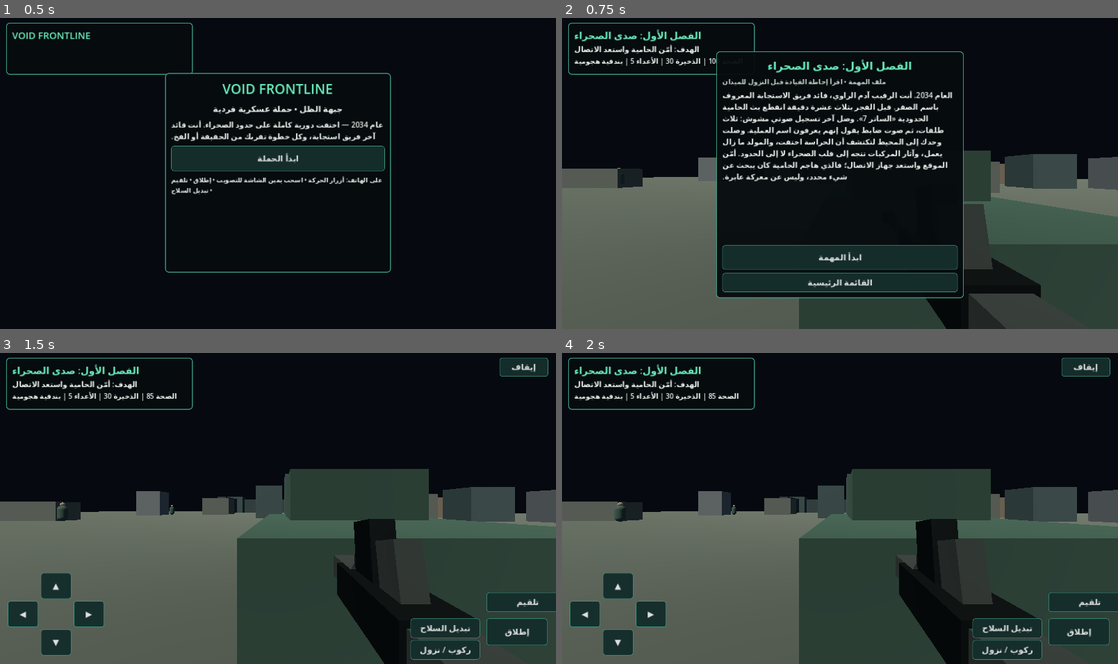
Above: before the commit, frames 1-4 (two rows, left to right).
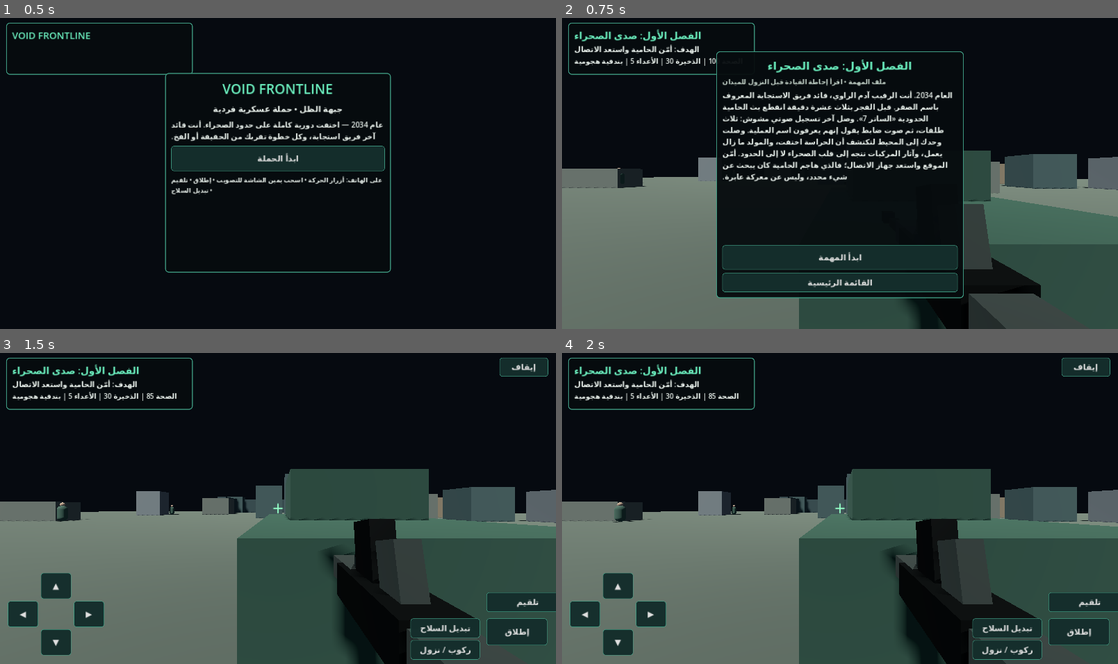
Above: after the commit, the same moments.

Repository: i7m18/-VOID-AI
Game: Godot game, scene res://scenes/main.tscn
Two runs of this game, one before a commit and one after it. Both use one fixed random seed, a clock stepped at 60 frames per second and the inputs below.
Inputs:
- Up to frame 1 (0.5 s): no input
- Up to frame 2 (0.75 s): click "ابدأ الحملة" at 0.5 s
- Up to frame 3 (1.5 s): click "ابدأ المهمة" at 1.25 s
- Up to frame 4 (2 s): no input

Frame 1 is identical in both runs. In frame 2, 1.2% of the frame differs, in the area x 1-100%, y 44-100%; in frame 3, 1.6%; in frame 4, 1.6%, in the area x 9-100%, y 43-100%.

Commit message:
Add aiming reticle, battlefield ambient lighting and desert fog

Diff:
--- a/fps-game/scripts/game.gd
+++ b/fps-game/scripts/game.gd
@@ -26,6 +26,7 @@
 var objective_label: Label
 var story_label: Label
 var message_label: Label
+var reticle_label: Label
 var menu_panel: PanelContainer
 var move_state := Vector2.ZERO
 var fire_held := false
@@ -41,6 +42,7 @@
 func _process(_delta: float) -> void:
  for child in hud_layer.get_children():
   if child.name == "TouchControls": child.visible = game_active
+ if is_instance_valid(reticle_label): reticle_label.visible = game_active
  if game_active and fire_held and is_instance_valid(player):
   player.fire()
 
@@ -115,6 +117,19 @@
  story_label.position = Vector2(14,150)
  story_label.size = Vector2(430,142)
  hud_layer.add_child(story_label)
+ reticle_label = _label("＋",30,Color(0.58,1.0,0.78))
+ reticle_label.horizontal_alignment = HORIZONTAL_ALIGNMENT_CENTER
+ reticle_label.vertical_alignment = VERTICAL_ALIGNMENT_CENTER
+ reticle_label.anchor_left = 0.5
+ reticle_label.anchor_right = 0.5
+ reticle_label.anchor_top = 0.5
+ reticle_label.anchor_bottom = 0.5
+ reticle_label.offset_left = -22
+ reticle_label.offset_right = 22
+ reticle_label.offset_top = -22
+ reticle_label.offset_bottom = 22
+ reticle_label.visible = false
+ hud_layer.add_child(reticle_label)
 
 func _show_main_menu() -> void:
  game_active = false
@@ -207,6 +222,18 @@
  story_label.text = "اتصال لاسلكي: " + str(MISSIONS[mission_index]["radio"])
 
 func _build_world() -> void:
+ var world_environment := WorldEnvironment.new()
+ var environment := Environment.new()
+ environment.background_mode = Environment.BG_COLOR
+ environment.background_color = Color(0.42,0.50,0.53)
+ environment.ambient_light_source = Environment.AMBIENT_SOURCE_COLOR
+ environment.ambient_light_color = Color(0.62,0.57,0.46)
+ environment.ambient_light_energy = 0.62
+ environment.fog_enabled = true
+ environment.fog_light_color = Color(0.64,0.57,0.44)
+ environment.fog_density = 0.0025
+ world_environment.environment = environment
+ world_root.add_child(world_environment)
  var ground := StaticBody3D.new()
  var mesh := MeshInstance3D.new()
  var plane := PlaneMesh.new()
@@ -252,6 +279,7 @@
  var sun := DirectionalLight3D.new()
  sun.rotation_degrees = Vector3(-55,-25,0)
  sun.light_energy = 1.15
+ sun.shadow_enabled = true
  world_root.add_child(sun)
 
 func _add_structure(pos: Vector3,size: Vector3,color: Color) -> void:
